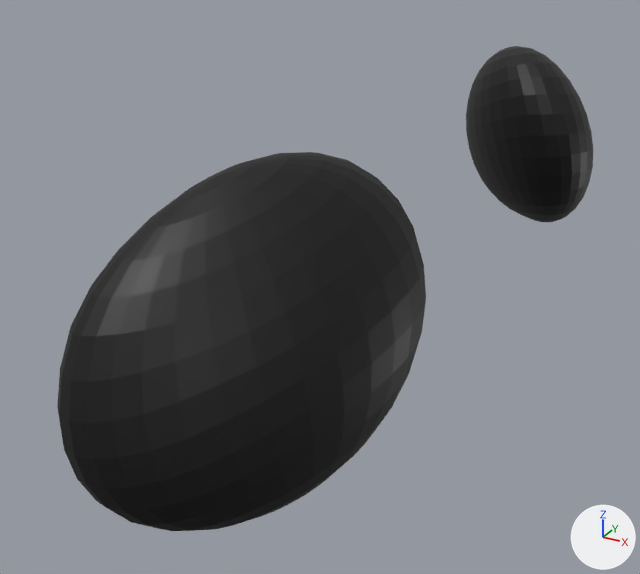
The glTF model MyMailVillageRethinked/ressources/meshes/attributes/eyes/sad.glb: old version first, new version second.
Rendered twice from a camera (50 mm lens) standing at (0.242, -1.114, 0.535) and looking at (-0.308, -0.115, 0.035). Arrows for +X, +Y and +Z are at lower right; the lights stay in place. Vertices at the same position are counted once.
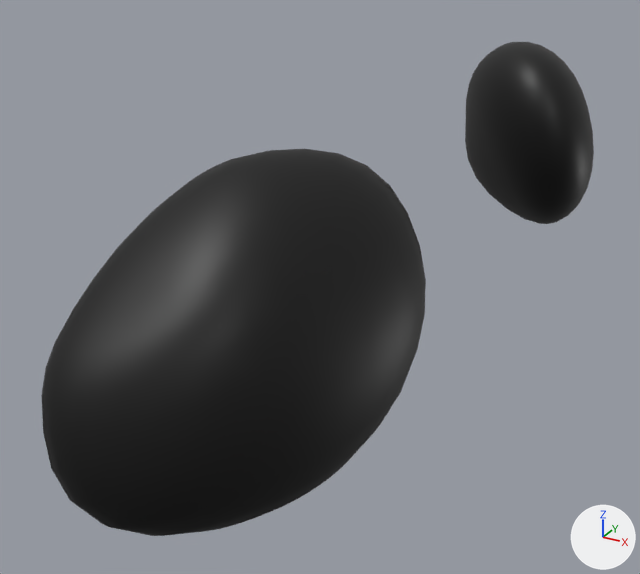
Where the change shows, as pixel boxes [x1, y1, x2, y2] in the pictures (640 x 574 px; the box of a moved part takes in the faces that stretch with it):
'Sphere.003', reshaped, turned: before [57, 46, 593, 531]; after [41, 42, 594, 536]
part 1 of me_sphere_004, moved or reshaped: before [466, 46, 593, 222]; after [41, 149, 426, 536]
part 2 of me_sphere_004, moved or reshaped: before [57, 152, 426, 531]; after [465, 42, 594, 224]

Patch to the scene script:
```diff
--- a/MyMailVillageRethinked/ressources/meshes/attributes/eyes/sad.glb.py
+++ b/MyMailVillageRethinked/ressources/meshes/attributes/eyes/sad.glb.py
@@ me_sphere_004 @@
 # used by ob_sphere_003; location = (-0.194, 0.459, 0.186); rotation_euler = (0.0585, 2.915, 0.523), in degrees (3.4, 167, 30); scale = (-0.101, -0.196, -0.199)
-me_sphere_004.from_pydata(...)  # 964 vertices, 1920 faces; spans x -6.35..0.85, y -1.03..4.73, z -1.09..0.86
+me_sphere_004.from_pydata(...)  # 964 vertices, 1920 faces; spans x -0.96..6.46, y -1.14..4.77, z -0.66..1.08
+# me_sphere_004 part 1: 482 of 964 vertices moved; they spanned x -1.1..0.85, y -1.03..1.0, z -1.09..0.61 and now span x 2.74..6.46, y 3.39..4.77, z -0.66..1.05; mean shift (4.72, 4.09, 0.4); largest move (-0.42, -0.99, -0.31) -> (6.26, 4.66, 0.25)
+# me_sphere_004 part 2: 482 of 964 vertices moved; they spanned x -6.35..-2.73, y 3.39..4.73, z -0.78..0.86 and now span x -0.96..1.14, y -1.14..0.99, z -0.63..1.08; mean shift (4.63, -4.13, 0.15); largest move (-6.15, 4.64, -0.11) -> (0.37, -1.07, 0.17)
 me_sphere_004.materials.append(mat_material_001)
@@ ob_sphere_003 @@
 ob_sphere_003.location = (-0.194, 0.459, 0.186)
-ob_sphere_003.rotation_euler = (0.0585, 2.915, 0.523)  # degrees (3.4, 167, 30)
+ob_sphere_003.rotation_euler = (-0.12, -0.225, 0.525)  # degrees (-6.9, -13, 30)
 ob_sphere_003.scale = (-0.101, -0.196, -0.199)
```
